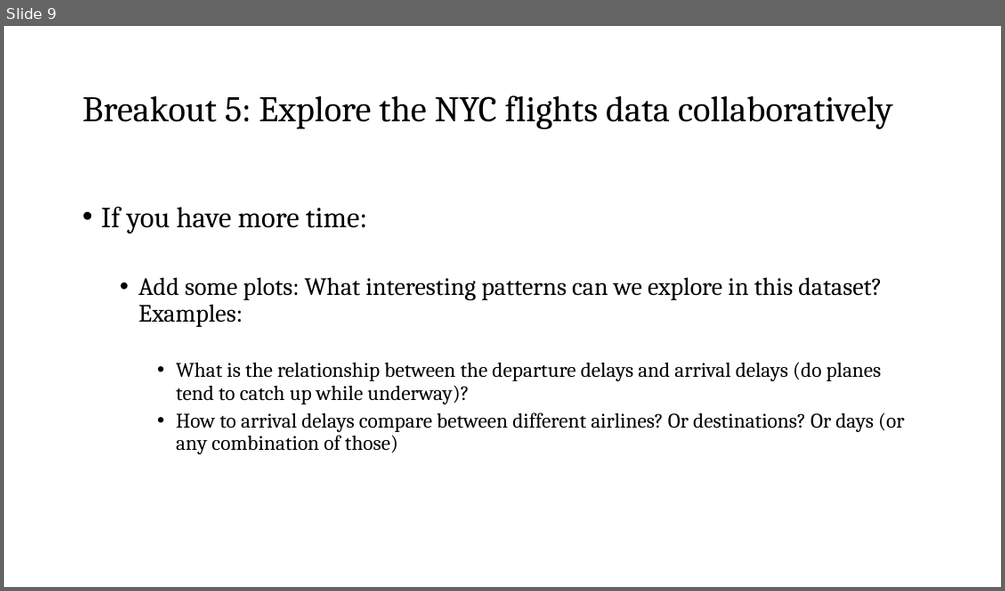
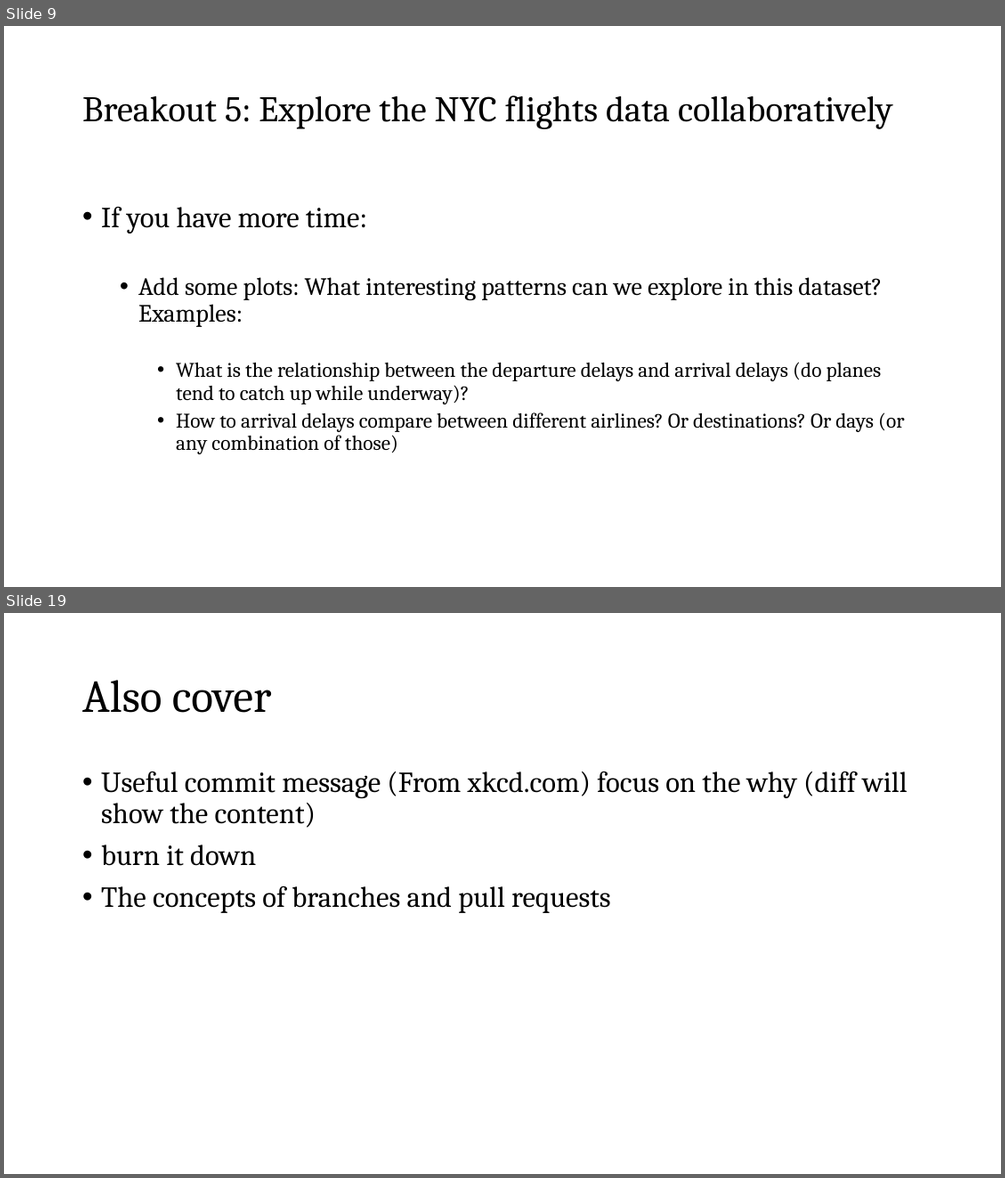
Before and after one commit to nt246/NTRES6940-data-science, a slide deck: slides/Slides_class10.pptx. Shown one above the other, each under a label of ours: slide 9 before the commit, slides 9 and 19 after it; the slides between them are not shown. The pictures are 1005x591 and 1005x1178 pixels, drawn with LibreOffice and Linux fonts; fonts in the diff are those of the drawing. Boxes give left, top, right and bottom in pixels: in the first picture for what was removed or moved away, otherwise in the second. Text is boxed around its words. In the diff, an @@ line names an element or a change of style, - is before the commit and + after.

```diff
--- a/slides/Slides_class10.pptx
+++ b/slides/Slides_class10.pptx
@@ slide 19 added at bbox=[4, 613, 1001, 1174], background #FFFFFF @@
@@ title added at bbox=[82, 680, 272, 713], 33 pt, text #000000 @@
+Also cover
@@ text added at bbox=[101, 771, 906, 913], 21 pt, text #000000 @@
+• Useful commit message (From xkcd.com) focus on the why (diff will show the content)
+• burn it down
+• The concepts of branches and pull requests
```
Also in this commit, not shown: 10 other slides added, 2 other files.
